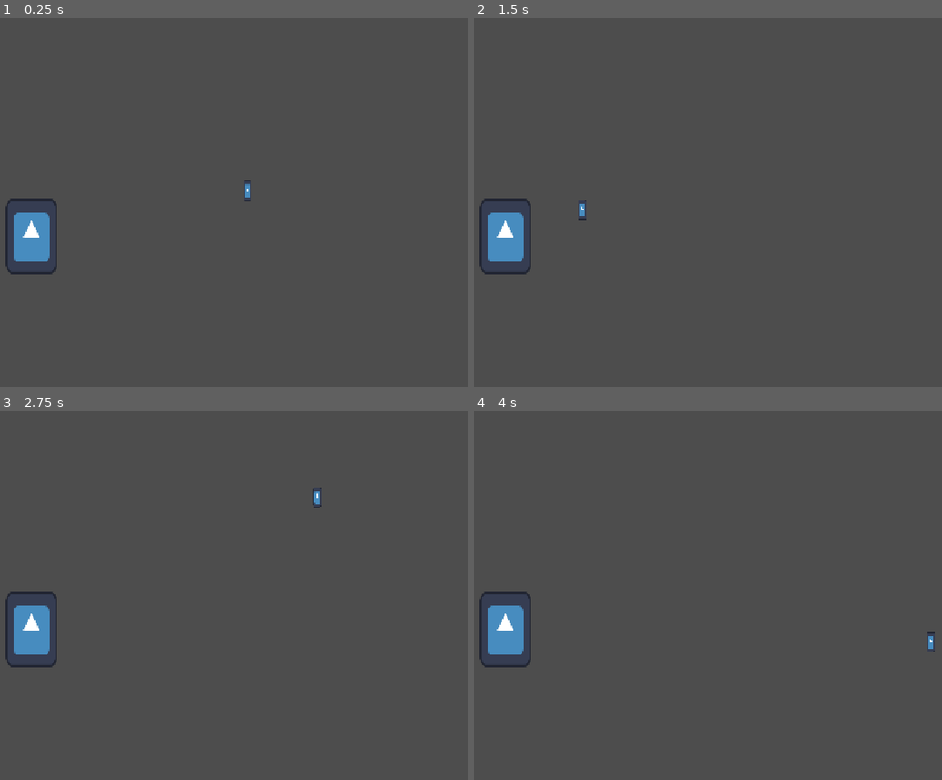
Above: before the commit, frames 1-4 (two rows, left to right).
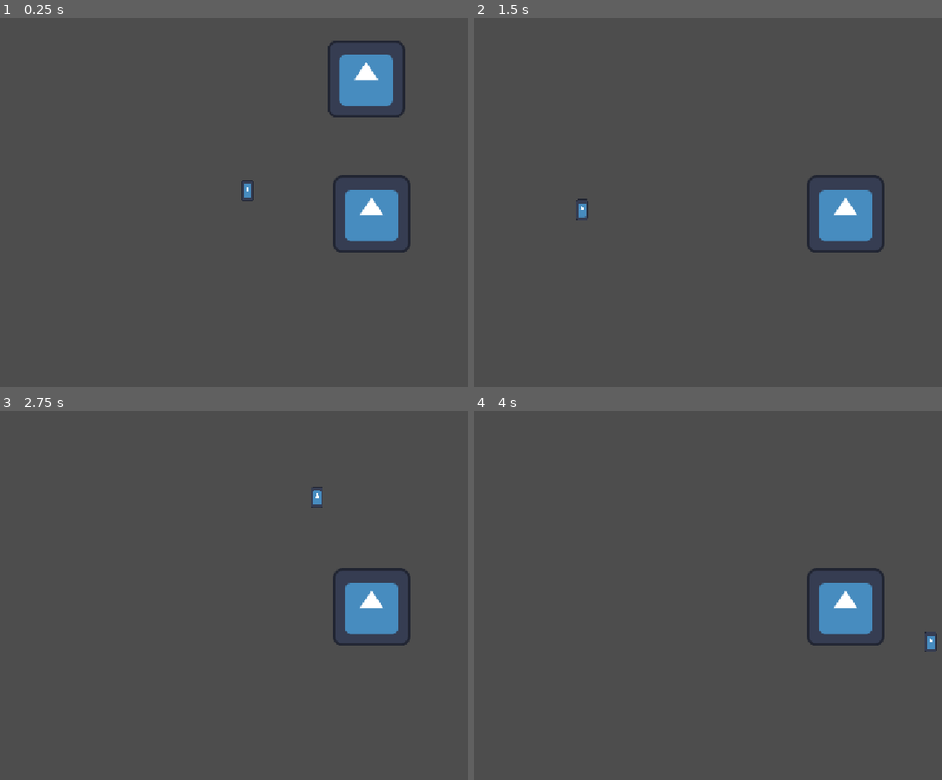
Above: after the commit, the same moments.

Repository: Corejet4909/Cursor-game
Game: Godot game, scene res://world.tscn
Two runs of this game, one before a commit and one after it. Both use one fixed random seed, a clock stepped at 60 frames per second and the inputs below. The engine's default icon, where the game draws it, is replaced by a stand-in: a white triangle on a blue panel in a dark square.
Inputs (mouse positions are in pixels of both pictures, inside the frame that each line leads up to):
- Up to frame 1 (0.25 s): no input
- Up to frame 2 (1.5 s): move the mouse to (876, 169) at 0.52 s; move the mouse to (581, 209) at 1.27 s
- Up to frame 3 (2.75 s): tap Enter at 2 s; move the mouse to (318, 495) at 2.02 s
- Up to frame 4 (4 s): tap Space at 2.75 s; move the mouse to (684, 661) at 2.77 s; tap Enter at 3.5 s; move the mouse to (932, 643) at 3.52 s

The runs differ from the first frame. In frame 1, 5.5% of the frame differs, in the area x 1-88%, y 6-70%; in frame 2, 3.4%; in frame 3, 3.4%; in frame 4, 3.4%.

Commit message:
e2

Diff:
--- a/tape-measure-game/player.gd
+++ /dev/null
@@ -1,29 +0,0 @@
-extends CharacterBody2D
-
-
-const SPEED = 300.0
-const JUMP_VELOCITY = -400.0
-
-
-#func _physics_process(delta: float) -> void:
-	# Add the gravity.
-	#if not is_on_floor():
-#	velocity += get_gravity() * delta
-
-	#var diff = get_global_mouse_position() - global_position
-	#var dist_x = get_global_mouse_position().x - global_position.x
-	#var dist_y = get_global_mouse_position().y - global_position.y
-	#var dist_hyp = sqrt(dist_x**2 + dist_y**2)
-
-	#var angle = sin(dist_y/dist_hyp)**-1
-	#var deg = abs(rad_to_deg(angle))
-
-	#while deg > 360:
-		#deg = deg -360
-
-	#print(deg)
-
-#	if diff.length() < 50:
-#		print(angle)
-
-	#move_and_slide()
--- a/tape-measure-game/player.tscn
+++ b/tape-measure-game/player.tscn
@@ -1,16 +1,14 @@
 [gd_scene format=3 uid="uid://bto426ym6cyot"]
 
 [ext_resource type="Texture2D" uid="uid://b03wf6wv0f8pm" path="res://icon.svg" id="1_4flbx"]
-[ext_resource type="Script" uid="uid://clgb6fawia5r3" path="res://player.gd" id="1_onrkg"]
 
-[sub_resource type="RectangleShape2D" id="RectangleShape2D_oeacd"]
-size = Vector2(126, 130)
+[sub_resource type="RectangleShape2D" id="RectangleShape2D_4flbx"]
+size = Vector2(132, 128)
 
-[node name="CharacterBody2D" type="CharacterBody2D" unique_id=1195453426]
-script = ExtResource("1_onrkg")
+[node name="Player" type="RigidBody2D" unique_id=1458846928]
 
-[node name="CollisionShape2D" type="CollisionShape2D" parent="." unique_id=1428818596]
-shape = SubResource("RectangleShape2D_oeacd")
+[node name="Sprite2D" type="Sprite2D" parent="." unique_id=582844957]
+texture = ExtResource("1_4flbx")
 
-[node name="Sprite2D" type="Sprite2D" parent="." unique_id=530162388]
-texture = ExtResource("1_4flbx")
+[node name="CollisionShape2D" type="CollisionShape2D" parent="." unique_id=1773290693]
+shape = SubResource("RectangleShape2D_4flbx")
--- a/tape-measure-game/world.tscn
+++ b/tape-measure-game/world.tscn
@@ -2,12 +2,15 @@
 
 [ext_resource type="PackedScene" uid="uid://bto426ym6cyot" path="res://player.tscn" id="1_fj7yv"]
 [ext_resource type="PackedScene" uid="uid://dufgar5u6e27p" path="res://cursor.tscn" id="2_tlwt5"]
+[ext_resource type="PackedScene" uid="uid://dulqmnm17px4i" path="res://wall.tscn" id="3_tlwt5"]
 
 [node name="World" type="Node2D" unique_id=1541411881]
-scale = Vector2(0.66178, 0.9618111)
 
 [node name="Player" parent="." unique_id=1203810976 instance=ExtResource("1_fj7yv")]
-position = Vector2(331, 415)
+position = Vector2(772.1599, 111.248474)
 
 [node name="Cursor" parent="." unique_id=642792128 instance=ExtResource("2_tlwt5")]
 position = Vector2(941, 103)
+
+[node name="Wall" parent="." unique_id=792740464 instance=ExtResource("3_tlwt5")]
+position = Vector2(781, 363)
